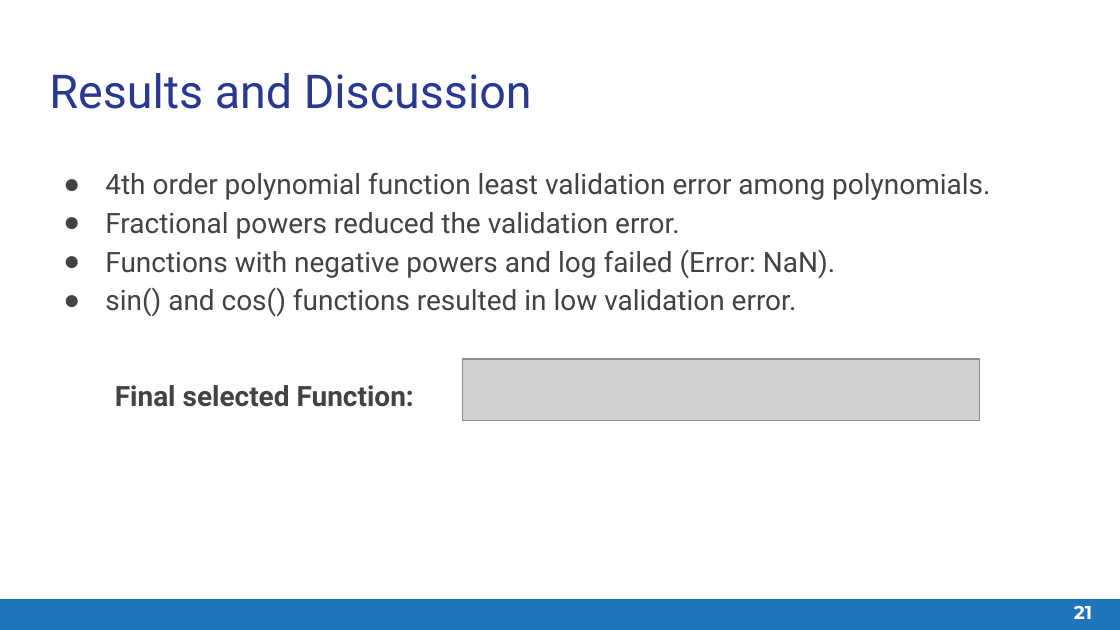
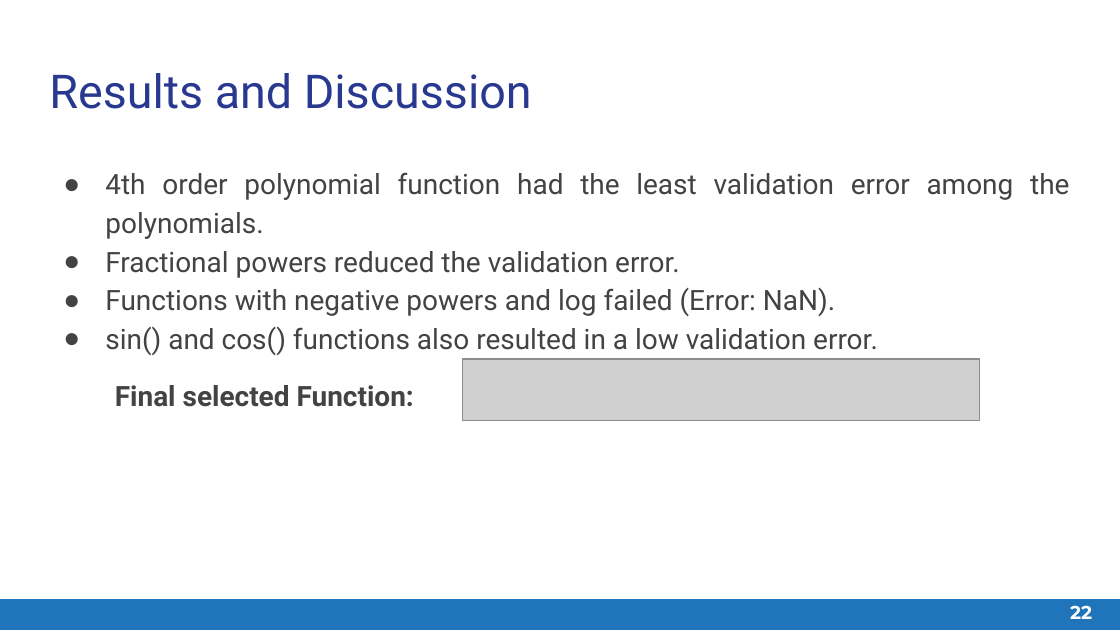
Before and after one commit to ayushkumarshah/Linear_Feature_Engineering_Matlab, a slide deck: slide 22 of documentation/Quantitative Foundations Project 1 - Slide Deck.pptx (slide 21 before the commit). Drawn at 1120x630 pixels with LibreOffice and Linux fonts; fonts in the diff are those of the drawing; grey boxes stand for pictures. Boxes give left, top, right and bottom in pixels: in the first picture for what was removed or moved away, otherwise in the second. Text is boxed around its words. In the diff, an @@ line names an element or a change of style, - is before the commit and + after.

```diff
--- a/documentation/Quantitative Foundations Project 1 - Slide Deck.pptx
+++ b/documentation/Quantitative Foundations Project 1 - Slide Deck.pptx
@@ text at box(105, 172, 1069, 239): text changed @@
-● 4th order polynomial function least validation error among polynomials.
+● 4th order polynomial function had the least validation error among the polynomials.
@@ text at box(105, 327, 878, 355): text changed @@
-● sin() and cos() functions resulted in low validation error.
+● sin() and cos() functions also resulted in a low validation error.
@@ page number at box(1070, 605, 1092, 619): text changed @@
-21
+22
```
Also in this commit, not shown: 5 other slides changed, 1 slide added, 1 other file.
